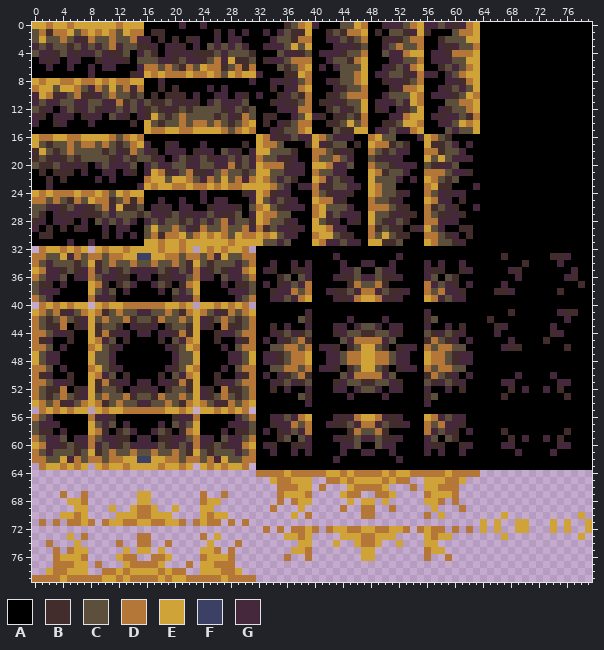
Edited in one commit: sprite sheet (graphics/tileset-forest-grass3.png). The picture above is the old version.
The file is 80x80 pixels.
Palette (. is transparent): A #000000  B #432c2c  C #5c4f3b  D #b57737  E #cfa338  F #3c4065  G #45283c
Pixels before (only the part around the change), first column x 57:
14 AGGCEDEAAAAAAAAAAAAAAAA
15 AACGCCEAAAAAAAAAAAAAAAA
16 DCBAAAAAAAAAAAAAAAAAAAA
17 BBCGAGAAAAAAAAAAAAAAAAA
18 DBCCGAAAAAAAAAAAAAAAAAA
19 CECGGGAAAAAAAAAAAAAAAAA
20 BGGCAAAAAAAAAAAAAAAAAAA
21 DDCGGBAAAAAAAAAAAAAAAAA
22 DCBCAAAAAAAAAAAAAAAAAAA
23 EBBAAAGAAAAAAAAAAAAAAAA
24 CGBGGAAAAAAAAAAAAAAAAAA
25 DGGABAAAAAAAAAAAAAAAAAA
26 BCGBAAGAAAAAAAAAAAAAAAA
27 CBBGBAAAAAAAAAAAAAAAAAA
28 DGGGAAAAAAAAAAAAAAAAAAA
29 CGAABBAAAAAAAAAAAAAAAAA
30 DCBGABAAAAAAAAAAAAAAAAA
31 DCCBGAAAAAAAAAAAAAAAAAA
32 AAAAAAAAAAAAAAAAAAAAAAA
33 AAAAAAAAAABAAAAAABBGAAA
34 AGAAGAAAAAAAABAAAAGAAAA
35 BBAABGAAAAAGBAAAAAAAGAA
36 CACBAAAAAAAAGAAAAAAGBAA
37 GCGBAGAAAAGAAAAAAAAAABA
38 CDGGBAAAABBGAAAAAABAAAA
39 DGCGGAAAAAAAAAAAAAAAAAA
40 AAAAAAAAAAAAAAAAAAAAAAA
41 AAAAAAAAAAABAAAAAAGBBAA
42 CAAAAAAABAAAAAAAAAAGAAA
43 AAGABAAAABGAAAAAAGAAAAA
The same view after the edit:
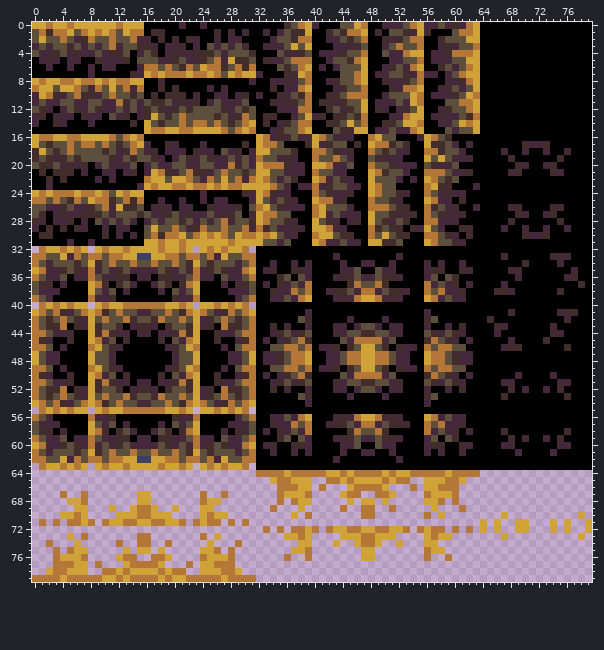
Diff:
Changed rows in their new state; - is an unchanged pixel.
first column x 67:
17 ---BGGB---
18 G--G--G--G
19 -B------B-
20 --BG--GB--
21 -GB----BG-
first column x 67:
26 -GB----BG-
27 --BG--GB--
28 -B------B-
29 G--G--G--G
30 ---BGGB---
Changed places in both pictures, as pixel boxes (x1, y1, x2, y2):
changed: (501, 141, 571, 239)
